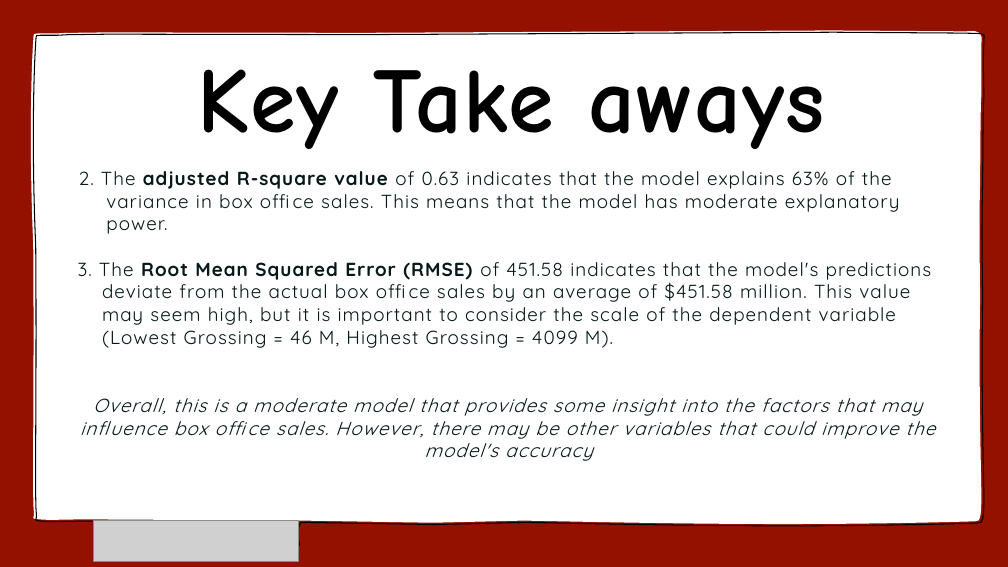
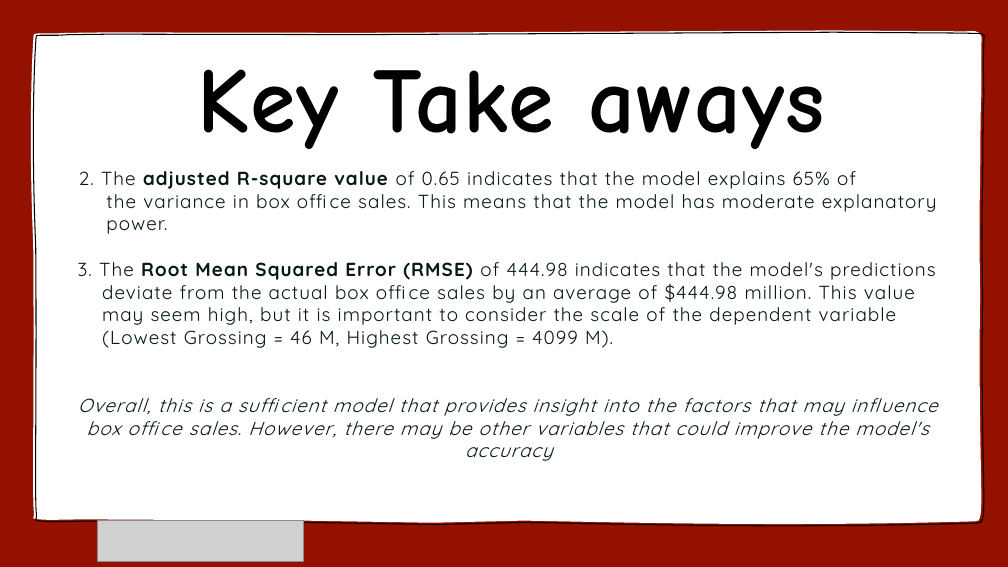
Before and after one commit to joegaff/PortfolioProjects, a slide deck: slide 10 of Box Office/Box Office Regression.pptx (slide 11 before the commit). Drawn at 1008x567 pixels with LibreOffice and Linux fonts; fonts in the diff are those of the drawing; grey boxes stand for pictures. Boxes give left, top, right and bottom in pixels: in the first picture for what was removed or moved away, otherwise in the second. Text is boxed around its words. In the diff, an @@ line names an element or a change of style, - is before the commit and + after.

```diff
--- a/Box Office/Box Office Regression.pptx
+++ b/Box Office/Box Office Regression.pptx
@@ text at [78, 171, 938, 461]: text changed @@
-2. The adjusted R-square value of 0.63 indicates that the model explains 63% of the variance in box office sales. This means that the model has moderate explanatory power.
-3. The Root Mean Squared Error (RMSE) of 451.58 indicates that the model's predictions deviate from the actual box office sales by an average of $451.58 million. This value may seem high, but it is important to consider the scale of the dependent variable (Lowest Grossing = 46 M, Highest Grossing = 4099 M).
-Overall, this is a moderate model that provides some insight into the factors that may influence box office sales. However, there may be other variables that could improve the model's accuracy
+2. The adjusted R-square value of 0.65 indicates that the model explains 65% of the variance in box office sales. This means that the model has moderate explanatory power.
+3. The Root Mean Squared Error (RMSE) of 444.98 indicates that the model's predictions deviate from the actual box office sales by an average of $444.98 million. This value may seem high, but it is important to consider the scale of the dependent variable (Lowest Grossing = 46 M, Highest Grossing = 4099 M).
+Overall, this is a sufficient model that provides insight into the factors that may influence box office sales. However, there may be other variables that could improve the model's accuracy
@@ picture: place and size @@
-picture at [93, 521, 299, 562]
+picture at [98, 521, 303, 562]
```
Also in this commit, not shown: 12 other slides changed.
